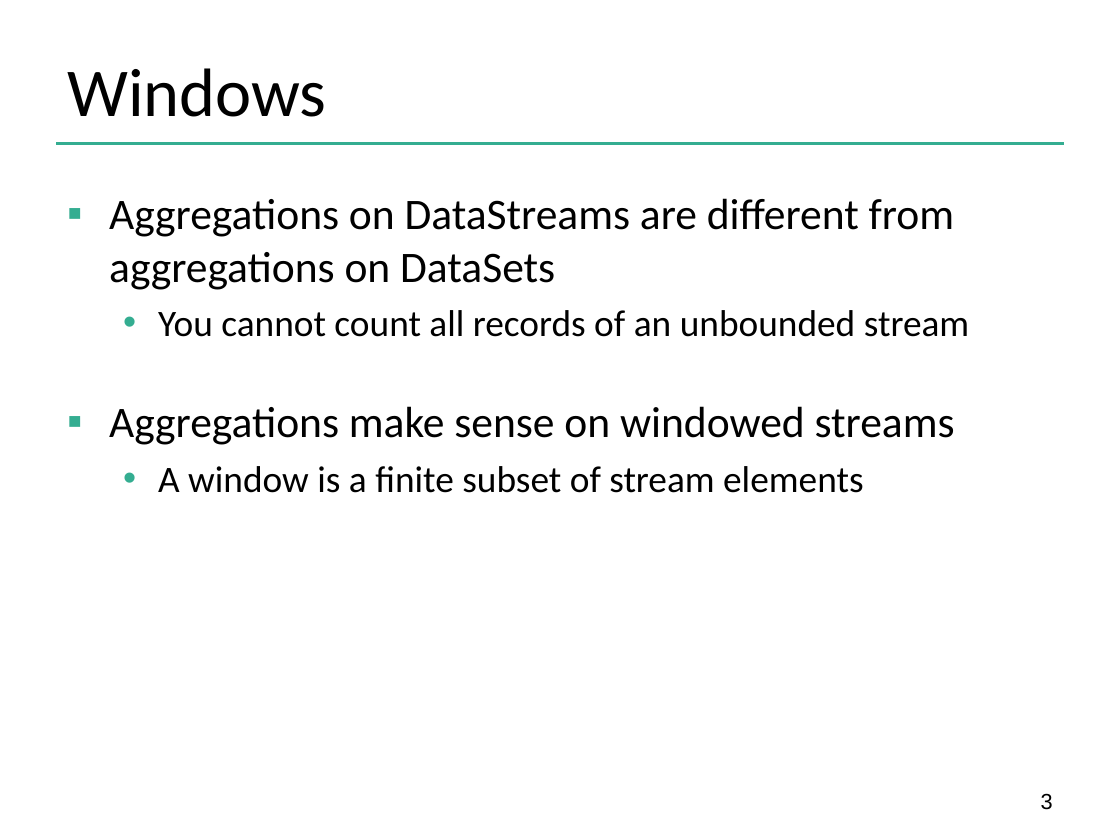
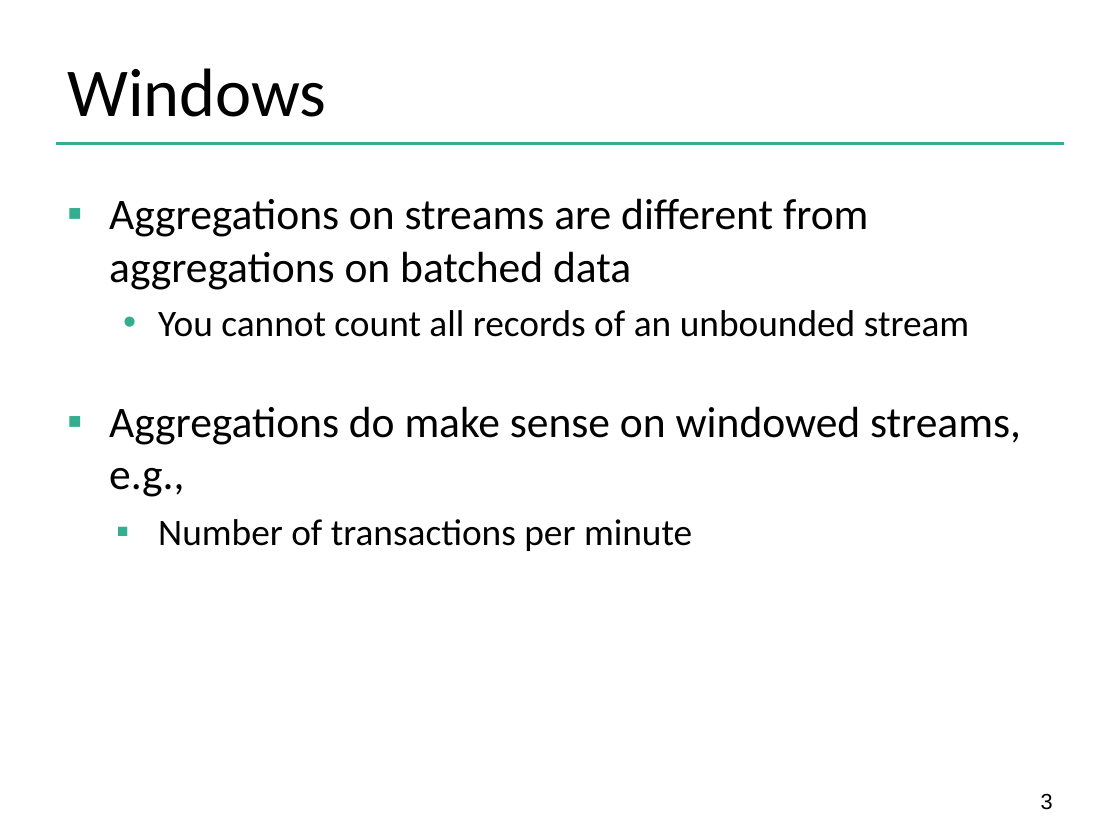
Before and after one commit to dataArtisans/flink-training-web, a slide deck: slide 3 of slides/flink_stream_windows.pptx. Drawn at 1120x840 pixels with LibreOffice and Linux fonts; fonts in the diff are those of the drawing; background and template pictures are left out. Boxes give left, top, right and bottom in pixels: in the first picture for what was removed or moved away, otherwise in the second. Text is boxed around its words. In the diff, an @@ line names an element or a change of style, - is before the commit and + after.

```diff
--- a/slides/flink_stream_windows.pptx
+++ b/slides/flink_stream_windows.pptx
@@ text at <box>109,198,868,290</box>: text changed @@
-▪ Aggregations on DataStreams are different from aggregations on DataSets
+▪ Aggregations on streams are different from aggregations on batched data
@@ text at <box>109,406,1021,551</box>: text changed @@
-▪ Aggregations make sense on windowed streams
-  • A window is a finite subset of stream elements
+▪ Aggregations do make sense on windowed streams, e.g.,
+  ▪ Number of transactions per minute
```
Also in this commit, not shown: 4 other slides changed, 3 slides added, 1 slide removed, 8 other files.
